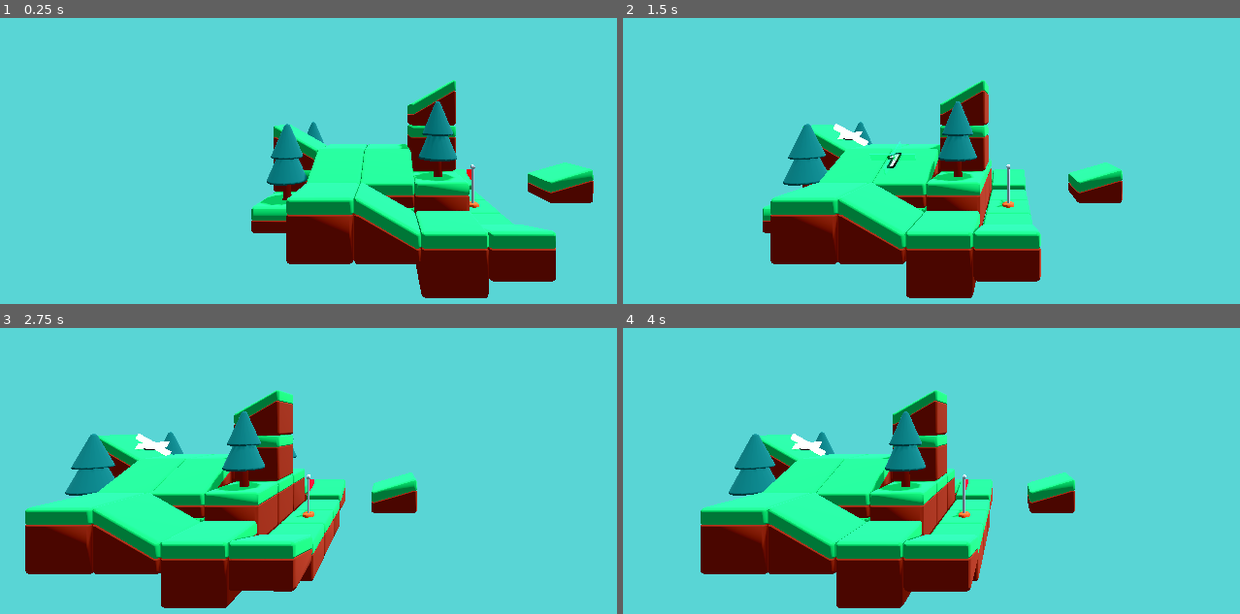
Above: before the commit, frames 1-4 (two rows, left to right).
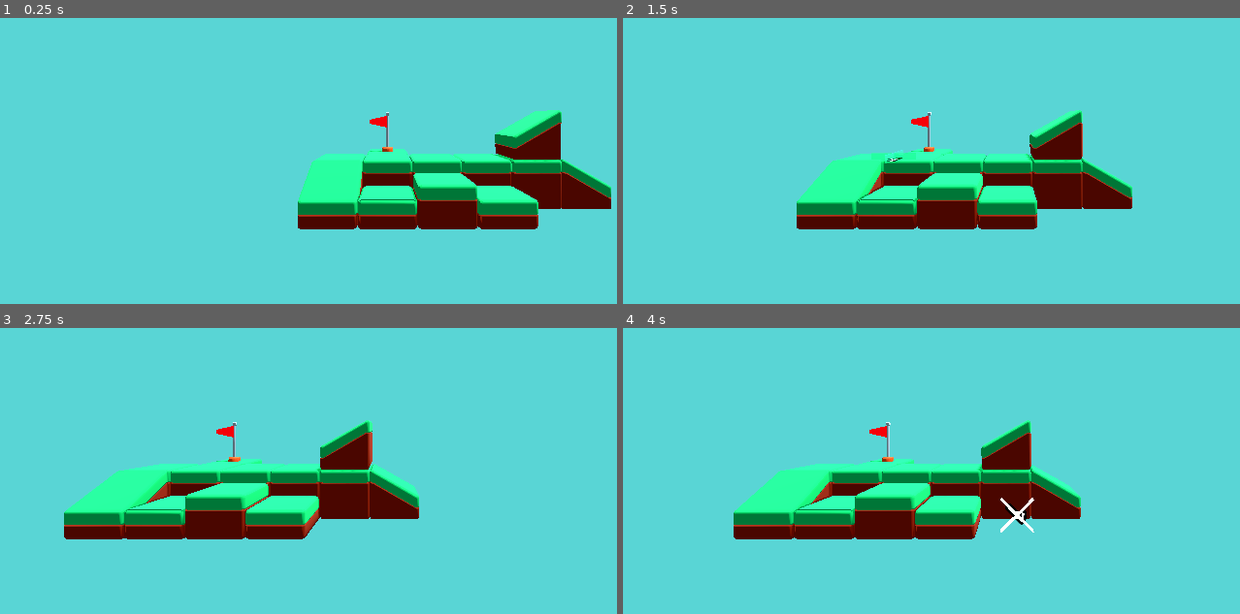
Above: after the commit, the same moments.

Repository: Jetpackjules/Marble-Path
Game: Godot game, scene res://levels/Level_1.tscn
The game is run twice, just before and just after one commit, with the same random seed, the same clock (stepped at 60 frames per second) and the same inputs. Before the commit the project starts from res://levels/Level_3.tscn.
Inputs (mouse positions are in pixels of both pictures, inside the frame that each line leads up to):
- Up to frame 1 (0.25 s): no input
- Up to frame 2 (1.5 s): tap Enter at 0.5 s; move the mouse to (1178, 95) at 0.52 s; hold Right (ui_right) 0.53-1.25 s; hold Middle mouse button (mouse_middle_click) 0.53-1.25 s; click (1178, 95) at 0.67 s; drag from (857, 138) to (974, 203) at 1.27 s
- Up to frame 3 (2.75 s): move the mouse to (462, 330) at 2.02 s; press the mouse at (462, 330) at 2.03 s; hold Right (ui_right) from 2.03 s (still down); tap Middle mouse button (mouse_middle_click) at 2.3 s
- Up to frame 4 (4 s): release Right (ui_right) at 2.75 s; release the mouse at (1085, 330) at 2.75 s; drag from (974, 513) to (777, 362) at 2.77 s; move the mouse to (outside the picture) at 3.52 s; hold Left (ui_left) from 3.53 s (still down); hold Mouse wheel down (scroll_down) from 3.53 s (still down); click (outside the picture) at 3.67 s; tap Middle mouse button (mouse_middle_click) at 3.8 s

The runs differ from the first frame. In frame 1, 22% of the frame differs, in the area x 40-100%, y 21-98%; in frame 2, 22%; in frame 3, 25%, in the area x 4-68%, y 21-98%; in frame 4, 23%.

Commit message:
added a few more levels

Diff:
--- a/Camera/Pointer.gd
+++ b/Camera/Pointer.gd
@@ -120,7 +120,6 @@
 func remove_item():
 	var item = get_mouse_click_pos(false, true)
 	if item:
-		print(item.get_groups())
 		if item.is_in_group("item") or item.is_in_group("marble"):
 			item.queue_free()
 
--- /dev/null
+++ b/levels/Level_4.tscn
@@ -0,0 +1,21 @@
+[gd_scene load_steps=6 format=3 uid="uid://b1t8ba0ckfm5"]
+
+[ext_resource type="PackedScene" uid="uid://fnp4v086nclx" path="res://Environments/Level_Environment.tscn" id="1_8l7e2"]
+[ext_resource type="PackedScene" uid="uid://dehwt3vdsy1yx" path="res://Assets/Map_2.glb" id="2_vf16v"]
+[ext_resource type="PackedScene" uid="uid://cj43cbfsww645" path="res://Marble/marble_spawner.tscn" id="3_6vv1n"]
+[ext_resource type="PackedScene" uid="uid://dpc2aubtlnw44" path="res://levels/Level_Flag/Flag.tscn" id="4_3ma5n"]
+[ext_resource type="PackedScene" uid="uid://dreqka52q0ufp" path="res://Camera/Camera.tscn" id="5_cs7u2"]
+
+[node name="Level 4" type="Node3D"]
+
+[node name="WorldEnvironment" parent="." instance=ExtResource("1_8l7e2")]
+
+[node name="Map_2" parent="." instance=ExtResource("2_vf16v")]
+
+[node name="Marble_Spawner" parent="." instance=ExtResource("3_6vv1n")]
+transform = Transform3D(1, 0, 0, 0, 1, 0, 0, 0, 1, 2, 4, 0)
+
+[node name="Level_Flag" parent="." instance=ExtResource("4_3ma5n")]
+transform = Transform3D(2.98023e-07, 1.68587e-07, -1, -8.42937e-08, 1, 1.68587e-07, 1, 8.42937e-08, 2.98023e-07, -2, 1, -4)
+
+[node name="Camera" parent="." instance=ExtResource("5_cs7u2")]
--- /dev/null
+++ b/levels/level_5.tscn
@@ -0,0 +1,21 @@
+[gd_scene load_steps=6 format=3 uid="uid://c1v8bmbkyggoo"]
+
+[ext_resource type="PackedScene" uid="uid://ccf4l6teyv1a1" path="res://Assets/Map_3.glb" id="1_oa378"]
+[ext_resource type="PackedScene" uid="uid://cj43cbfsww645" path="res://Marble/marble_spawner.tscn" id="2_4hqo3"]
+[ext_resource type="PackedScene" uid="uid://dpc2aubtlnw44" path="res://levels/Level_Flag/Flag.tscn" id="3_de0ow"]
+[ext_resource type="PackedScene" uid="uid://dreqka52q0ufp" path="res://Camera/Camera.tscn" id="4_4omil"]
+[ext_resource type="PackedScene" uid="uid://fnp4v086nclx" path="res://Environments/Level_Environment.tscn" id="5_5aq0h"]
+
+[node name="Level_4" type="Node3D"]
+
+[node name="Map_3" parent="." instance=ExtResource("1_oa378")]
+
+[node name="Marble_Spawner" parent="." instance=ExtResource("2_4hqo3")]
+transform = Transform3D(1, 0, 0, 0, 1, 0, 0, 0, 1, 0, 2.75, 0)
+
+[node name="Level_Flag" parent="." instance=ExtResource("3_de0ow")]
+transform = Transform3D(2.98023e-07, 1.68587e-07, -1, -8.42937e-08, 1, 1.68587e-07, 1, 8.42937e-08, 2.98023e-07, 34, 1, 0)
+
+[node name="Camera" parent="." instance=ExtResource("4_4omil")]
+
+[node name="WorldEnvironment" parent="Camera" instance=ExtResource("5_5aq0h")]
--- a/project.godot
+++ b/project.godot
@@ -11,7 +11,7 @@
 [application]
 
 config/name="Marble Path"
-run/main_scene="res://levels/Level_3.tscn"
+run/main_scene="res://levels/Level_1.tscn"
 config/features=PackedStringArray("4.1", "Forward Plus")
 config/icon="res://icon.svg"
 
Binary file added: Assets/Map_2.glb
Not shown, added: Assets/Map_2.glb.import
Binary file added: Assets/Map_3.glb
Not shown, added: Assets/Map_3.glb.import
Not shown, added: Assets/Asset Forge/Map_2.model
Not shown, added: Assets/Asset Forge/Map_3.model
